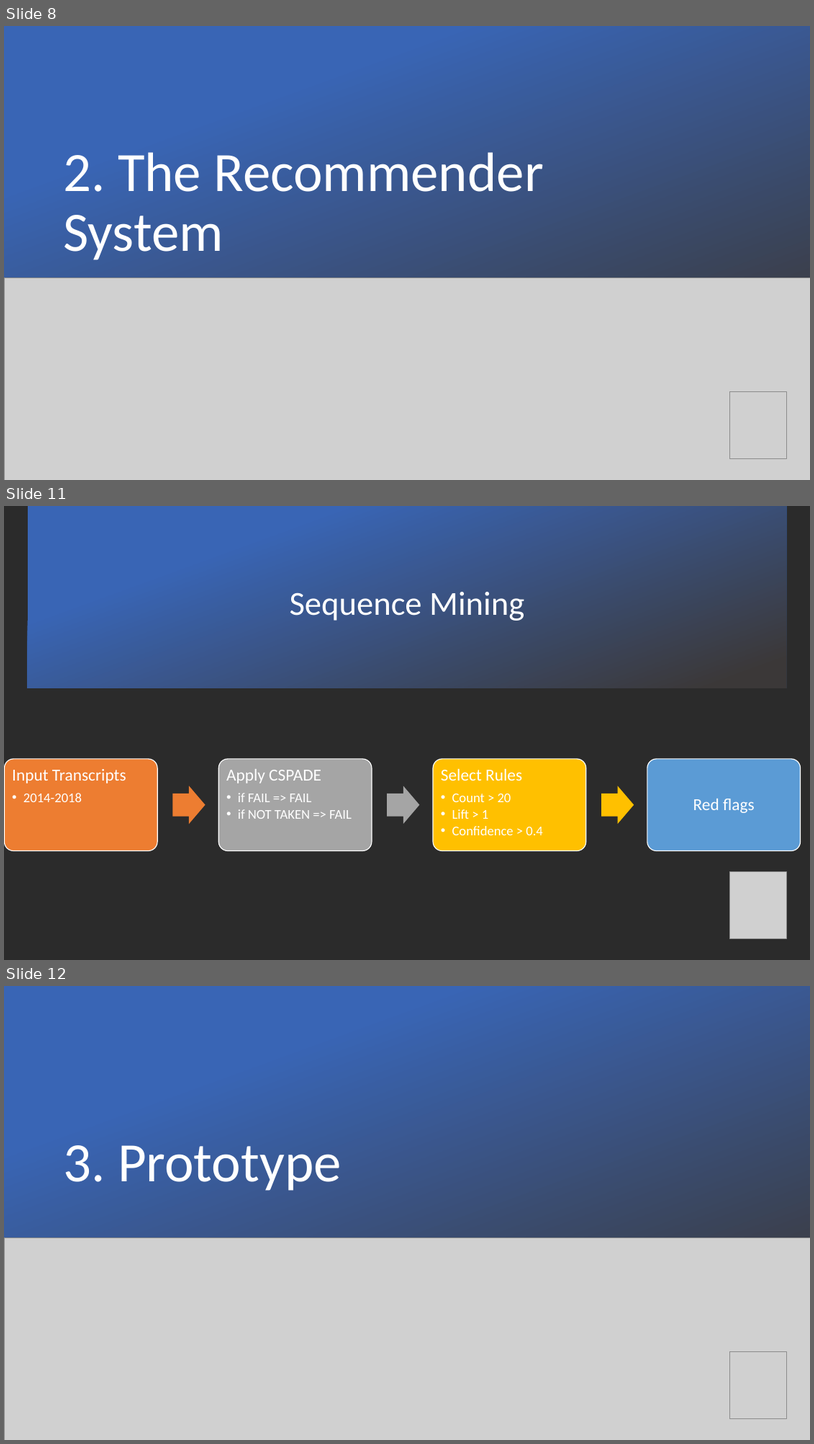
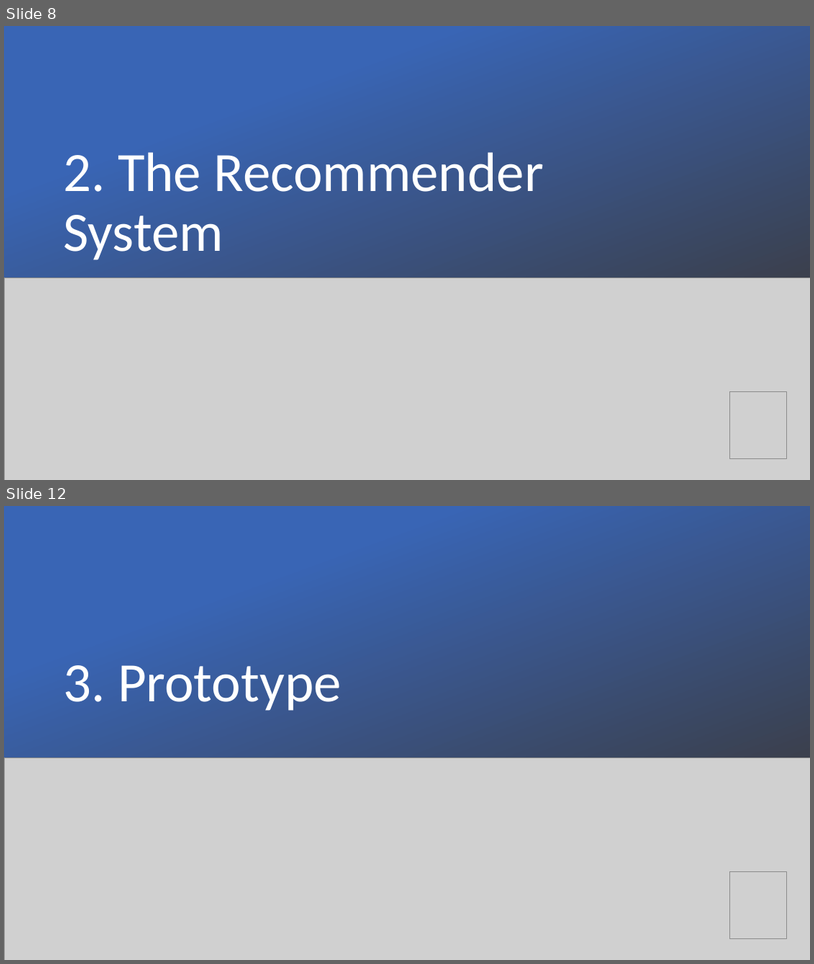
Before and after one commit to DARS-UM/DARS, a slide deck: Output/Communication Material/DARS- presentation 22-03-2019.pptx. Shown one above the other, each under a label of ours: slides 8, 11 and 12 before the commit, slides 8 and 12 after it; the slides between them are not shown. The pictures are 814x1444 and 814x964 pixels, drawn with LibreOffice and Linux fonts; fonts in the diff are those of the drawing; grey boxes stand for pictures; background and template pictures are left out; a plain dark background stands for a picture behind light text. Boxes give left, top, right and bottom in pixels: in the first picture for what was removed or moved away, otherwise in the second. Text is boxed around its words. In the diff, an @@ line names an element or a change of style, - is before the commit and + after.

```diff
--- a/Output/Communication Material/DARS- presentation 22-03-2019.pptx
+++ b/Output/Communication Material/DARS- presentation 22-03-2019.pptx
@@ slide 11 removed at (4, 506, 810, 960), background picture (left out) @@
@@ rectangle removed at (28, 506, 787, 688) @@
@@ title removed at (290, 592, 525, 620) @@
-Sequence Mining
@@ group removed at (5, 759, 801, 851): 4 rounded rectangles, 4 texts, 3 right arrows @@
-Input Transcripts
-  • 2014-2018
-Apply CSPADE
-  • if FAIL => FAIL
-  • if NOT TAKEN => FAIL
-Select Rules
-  • Count > 20
-  • Lift > 1
-  • Confidence > 0.4
-Red flags
@@ picture removed at (730, 871, 787, 939) @@
```
Also in this commit, not shown: 4 slides changed, 1 slide added, 12 other files.
